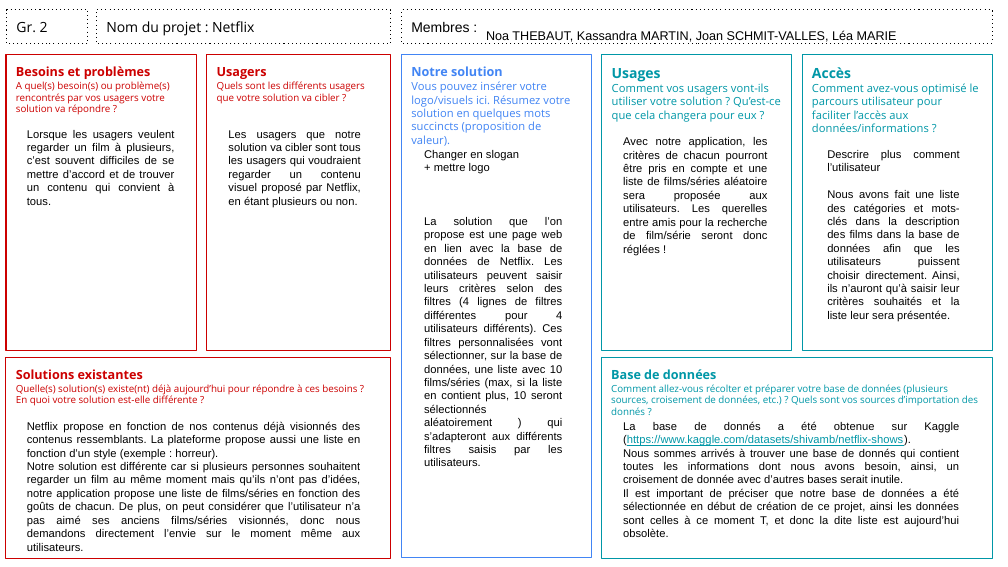
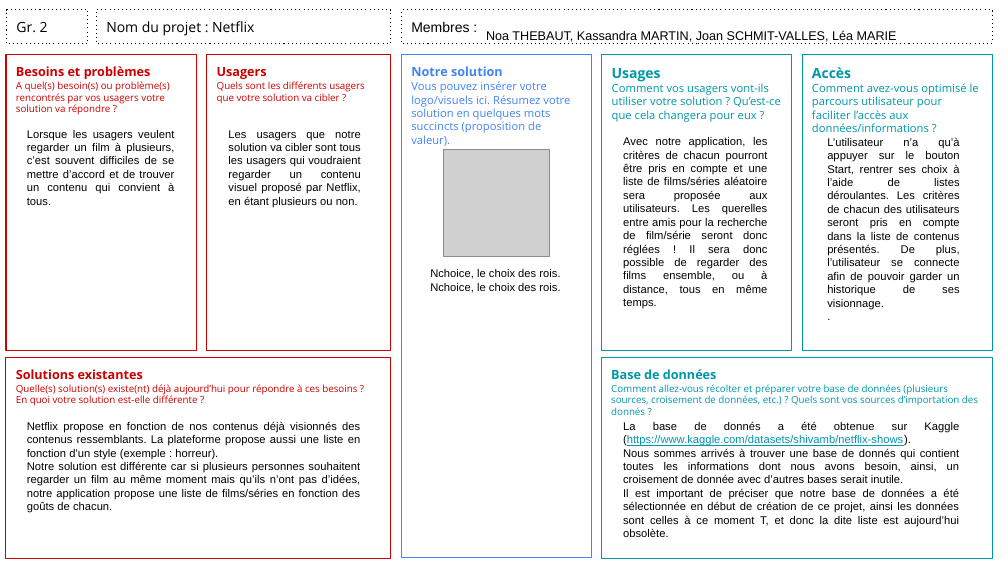
Before and after one commit to dlz917/NETFLIX, a slide deck: slide 1 of Gr2 - Canevas - CDC.pptx. Drawn at 1008x567 pixels with LibreOffice and Linux fonts; fonts in the diff are those of the drawing; grey boxes stand for pictures. Boxes give left, top, right and bottom in pixels: in the first picture for what was removed or moved away, otherwise in the second. Text is boxed around its words. In the diff, an @@ line names an element or a change of style, - is before the commit and + after.

```diff
--- a/Gr2 - Canevas - CDC.pptx
+++ b/Gr2 - Canevas - CDC.pptx
@@ picture added at (x1=444, y1=149, x2=550, y2=256) @@
@@ text at (x1=623, y1=137, x2=768, y2=309): text changed @@
-Avec notre application, les critères de chacun pourront être pris en compte et une liste de films/séries aléatoire sera proposée aux utilisateurs. Les querelles entre amis pour la recherche de film/série seront donc réglées !
+Avec notre application, les critères de chacun pourront être pris en compte et une liste de films/séries aléatoire sera proposée aux utilisateurs. Les querelles entre amis pour la recherche de film/série seront donc réglées ! Il sera donc possible de regarder des films ensemble, ou à distance, tous en même temps.
@@ text at (x1=827, y1=137, x2=960, y2=309): text changed @@
-Descrire plus comment l’utilisateur
-Nous avons fait une liste des catégories et mots-clés dans la description des films dans la base de données afin que les utilisateurs puissent choisir directement. Ainsi, ils n’auront qu’à saisir leur critères souhaités et la liste leur sera présentée.
+L’utilisateur n’a qu’à appuyer sur le bouton Start, rentrer ses choix à l’aide de listes déroulantes. Les critères de chacun des utilisateurs seront pris en compte dans la liste de contenus présentés. De plus, l’utilisateur se connecte afin de pouvoir garder un historique de ses visionnage.
+.
@@ text removed at (x1=424, y1=150, x2=563, y2=466) @@
-Changer en slogan
-+ mettre logo
-La solution que l’on propose est une page web en lien avec la base de données de Netflix. Les utilisateurs peuvent saisir leurs critères selon des filtres (4 lignes de filtres différentes pour 4 utilisateurs différents). Ces filtres personnalisées vont sélectionner, sur la base de données, une liste avec 10 films/séries (max, si la liste en contient plus, 10 seront sélectionnés aléatoirement ) qui s’adapteront aux différents filtres saisis par les utilisateurs.
@@ text added at (x1=430, y1=269, x2=560, y2=293), 8 pt, text #000000 @@
+Nchoice, le choix des rois.
+Nchoice, le choix des rois.
@@ text at (x1=27, y1=461, x2=361, y2=513): text changed @@
-Notre solution est différente car si plusieurs personnes souhaitent regarder un film au même moment mais qu’ils n’ont pas d’idées, notre application propose une liste de films/séries en fonction des goûts de chacun. De plus, on peut considérer que l’utilisateur n’a pas aimé ses anciens films/séries visionnés, donc nous demandons directement l’envie sur le moment même aux utilisateurs.
+Notre solution est différente car si plusieurs personnes souhaitent regarder un film au même moment mais qu’ils n’ont pas d’idées, notre application propose une liste de films/séries en fonction des goûts de chacun.
```
